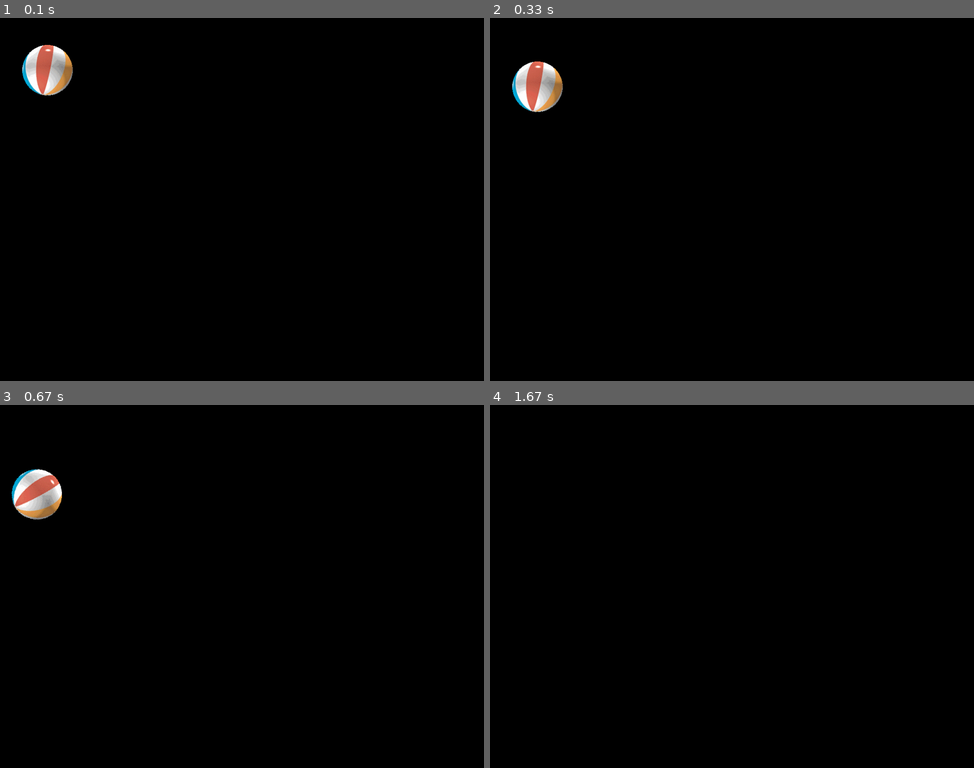
Above: before the commit, frames 1-4 (two rows, left to right).
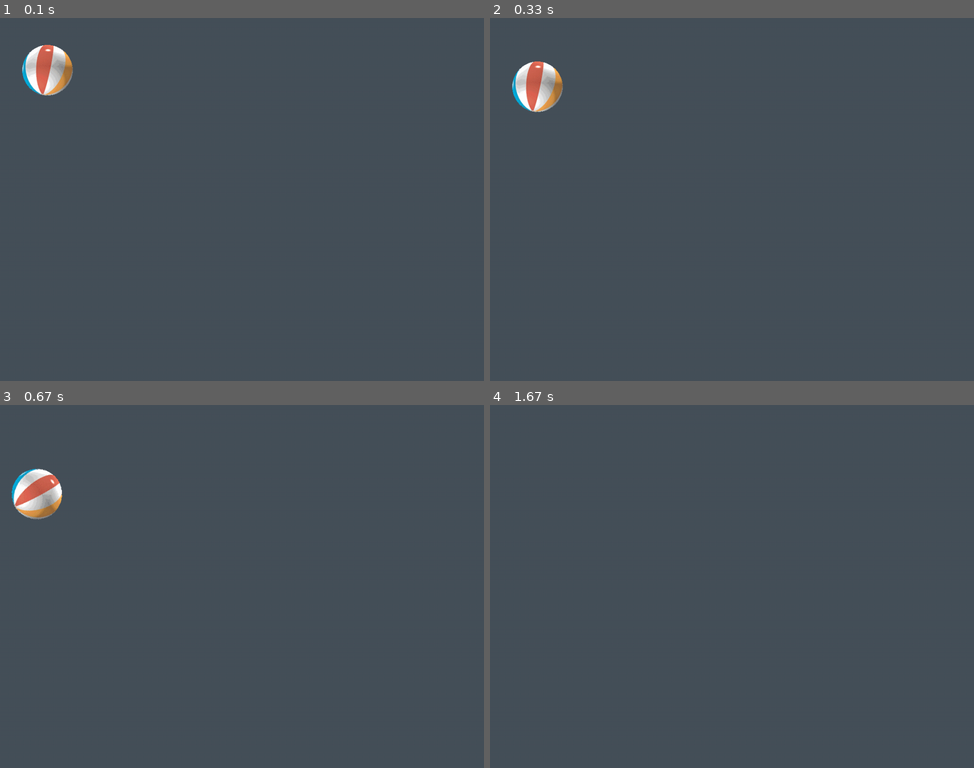
Above: after the commit, the same moments.

Repository: rosindubh/scale_finders
Game: pygame game, started from ball_animation.py
Two runs of this game, one before a commit and one after it. Both use one fixed random seed, a clock stepped at 60 frames per second and the inputs below.
Inputs:
- Up to frame 1 (0.1 s): no input
- Up to frame 2 (0.33 s): no input
- Up to frame 3 (0.67 s): hold Right from 0.33 s (still down)
- Up to frame 4 (1.67 s): release Right at 0.8 s; hold Up 0.83-1.13 s; hold Right 1.17-1.63 s

The runs differ from the first frame. In frame 1, 99% of the frame differs, in the area x 0-100%, y 0-100%; in frame 2, 99%; in frame 3, 99%; in frame 4, 100%.

Commit message:
minor tweaks

Diff:
--- a/ball_animation.py
+++ b/ball_animation.py
@@ -7,7 +7,7 @@
 import pygame, math, sys
 from pygame.locals import *
 screen = pygame.display.set_mode((1024, 768))
-ball = pygame.image.load('ball.bmp').convert()
+ball = pygame.image.load('ball.png').convert()
 clock = pygame.time.Clock()
 k_up = k_down = k_left = k_right = 0
 speed = direction = 0
@@ -16,7 +16,7 @@
 ACCELERATION = 2
 MAX_FORWARD_SPEED = 10
 MAX_REVERSE_SPEED = 5
-BLACK = (0,0,0)
+BLACK = (70,80,90)
 while 1:
     # USER INPUT
     clock.tick(30)
--- a/practice.py
+++ b/practice.py
@@ -14,11 +14,11 @@
 
 screen = pygame.display.set_mode((1080, 720))
 raw_input()
-ball = pygame.image.load('ball.bmp')
+ball = pygame.image.load('ball.png').convert()
 
 for i in range(-40, 1080):
     screen.fill((0, 0, 0))
     screen.blit(ball, (i, 0))
     pygame.display.flip()
-#    time.sleep(.00001)
+
 raw_input()
Binary file changed: data/ball.png
